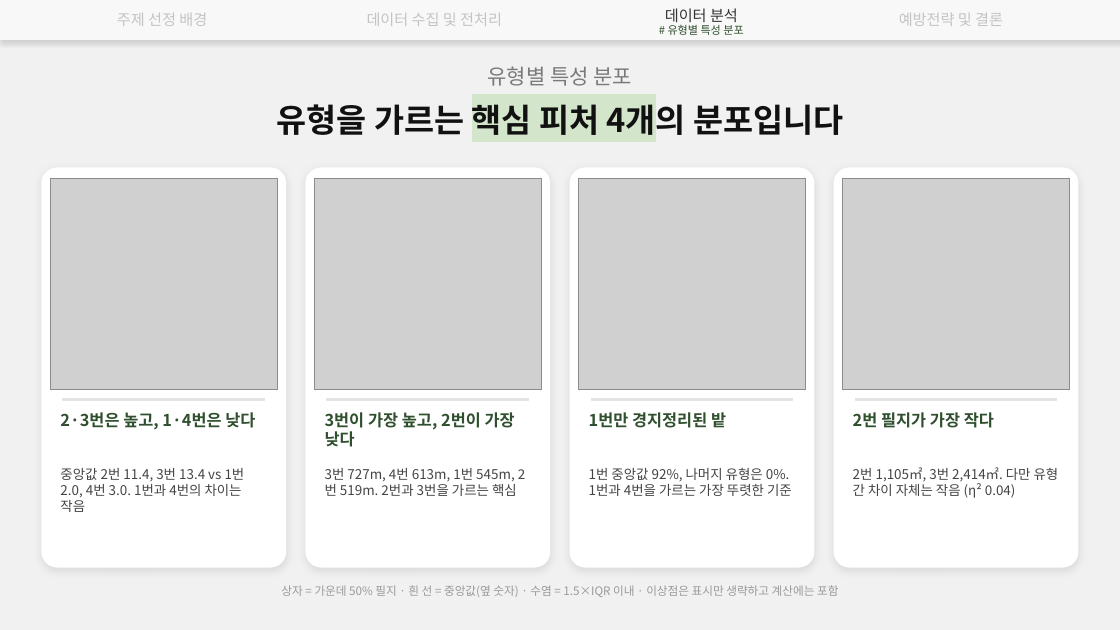
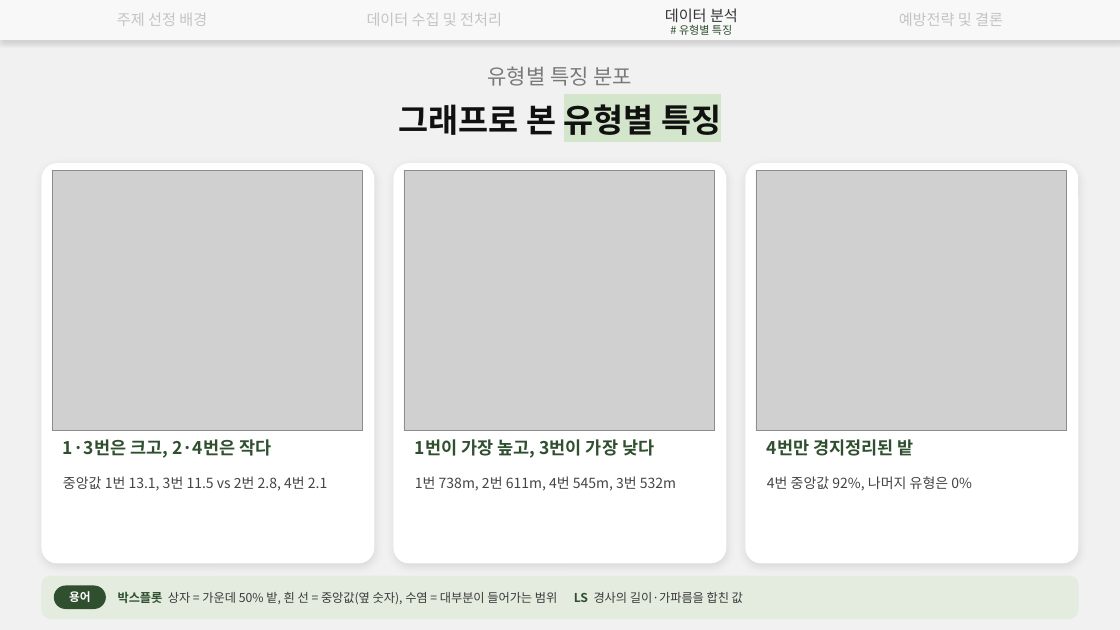
Before and after one commit to hanjune1121-afk/-, a slide deck: slide 9 of 발표자료/강원고랭지_토양유실_15쪽이후.pptx (slide 18 before the commit). Drawn at 1120x630 pixels with LibreOffice and Linux fonts; fonts in the diff are those of the drawing; grey boxes stand for pictures. Boxes give left, top, right and bottom in pixels: in the first picture for what was removed or moved away, otherwise in the second. Text is boxed around its words. In the diff, an @@ line names an element or a change of style, - is before the commit and + after.

```diff
--- a/발표자료/강원고랭지_토양유실_15쪽이후.pptx
+++ b/발표자료/강원고랭지_토양유실_15쪽이후.pptx
@@ text at [679, 24, 732, 35]: text changed @@
-# 유형별 특성 분포
+# 유형별 특징
@@ text at [488, 66, 633, 86]: text changed @@
-유형별 특성 분포
+유형별 특징 분포
@@ text at [399, 104, 721, 135]: text changed @@
-유형을 가르는 핵심 피처 4개의 분포입니다
+그래프로 본 유형별 특징
@@ rounded rectangle: place and size @@
-rounded rectangle at [42, 168, 286, 567]
+rounded rectangle at [42, 164, 374, 563]
@@ picture: place and size @@
-picture at [50, 178, 277, 389]
+picture at [52, 171, 363, 431]
@@ rounded rectangle removed at [306, 168, 549, 567] @@
@@ picture removed at [314, 178, 541, 389] @@
@@ proportions changed in 3 elements at [42, 164, 374, 563], [746, 164, 1078, 563], [394, 164, 726, 563] @@
@@ rounded rectangle: place and size @@
-rounded rectangle at [571, 168, 814, 567]
+rounded rectangle at [394, 164, 726, 563]
@@ picture added at [404, 171, 715, 431] @@
@@ picture removed at [579, 178, 806, 389] @@
@@ rounded rectangle: place and size @@
-rounded rectangle at [834, 168, 1078, 567]
+rounded rectangle at [746, 164, 1078, 563]
@@ picture: place and size @@
-picture at [843, 178, 1070, 389]
+picture at [756, 171, 1067, 431]
@@ rectangle removed at [63, 399, 265, 400] @@
@@ rectangle removed at [327, 399, 528, 400] @@
@@ rectangle removed at [592, 399, 793, 400] @@
@@ text removed at [853, 412, 994, 428] @@
-2번 필지가 가장 작다
@@ rectangle removed at [855, 399, 1057, 400] @@
@@ text added at [63, 439, 271, 458], 15 pt, text #2F4F2F, bold @@
+1·3번은 크고, 2·4번은 작다
@@ text at [415, 439, 654, 458]: text changed; size 14 to 15 pt @@
-3번이 가장 높고, 2번이 가장 낮다
+1번이 가장 높고, 3번이 가장 낮다
@@ text at [767, 439, 914, 456]: text changed; size 14 to 15 pt @@
-1번만 경지정리된 밭
+4번만 경지정리된 밭
@@ text removed at [60, 468, 245, 512] @@
-중앙값 2번 11.4, 3번 13.4 vs 1번 2.0, 4번 3.0. 1번과 4번의 차이는 작음
@@ text at [63, 476, 327, 491]: text changed; size 14 to 12 pt; text colour #2F4F2F to #444444; bold off @@
-2·3번은 높고, 1·4번은 낮다
+중앙값 1번 13.1, 3번 11.5 vs 2번 2.8, 4번 2.1
@@ text removed at [325, 468, 517, 496] @@
-3번 727m, 4번 613m, 1번 545m, 2번 519m. 2번과 3번을 가르는 핵심
@@ text added at [415, 476, 676, 491], 12 pt, text #444444 @@
+1번 738m, 2번 611m, 4번 545m, 3번 532m
@@ text at [767, 476, 972, 490]: text changed; size 11.5 to 12 pt @@
-1번 중앙값 92%, 나머지 유형은 0%. 1번과 4번을 가르는 가장 뚜렷한 기준
+4번 중앙값 92%, 나머지 유형은 0%
@@ text removed at [853, 467, 1059, 498] @@
-2번 1,105㎡, 3번 2,414㎡. 다만 유형 간 차이 자체는 작음 (η² 0.04)
@@ rounded rectangle added at [42, 576, 1078, 618], fill #E4ECDF, outline #E4ECDF 1 pt @@
@@ rounded rectangle added at [54, 586, 106, 609], fill #2F4F2F, 10 pt, text #FFFFFF, bold @@
+용어
@@ text at [118, 591, 743, 604]: text changed; size 10 to 10.5 pt; text colour #9A9A9A to #3A3A3A @@
-상자 = 가운데 50% 필지 · 흰 선 = 중앙값(옆 숫자) · 수염 = 1.5×IQR 이내 · 이상점은 표시만 생략하고 계산에는 포함
+박스플롯 상자 = 가운데 50% 밭, 흰 선 = 중앙값(옆 숫자), 수염 = 대부분이 들어가는 범위 LS 경사의 길이·가파름을 합친 값
@@ text "박스플롯 상자 = 가운데 50% ..." at [118, 591, 743, 604]: vertical alignment top to middle @@
```
Also in this commit, not shown: 18 other slides changed, 14 slides added, 11 slides removed, 4 other files.
